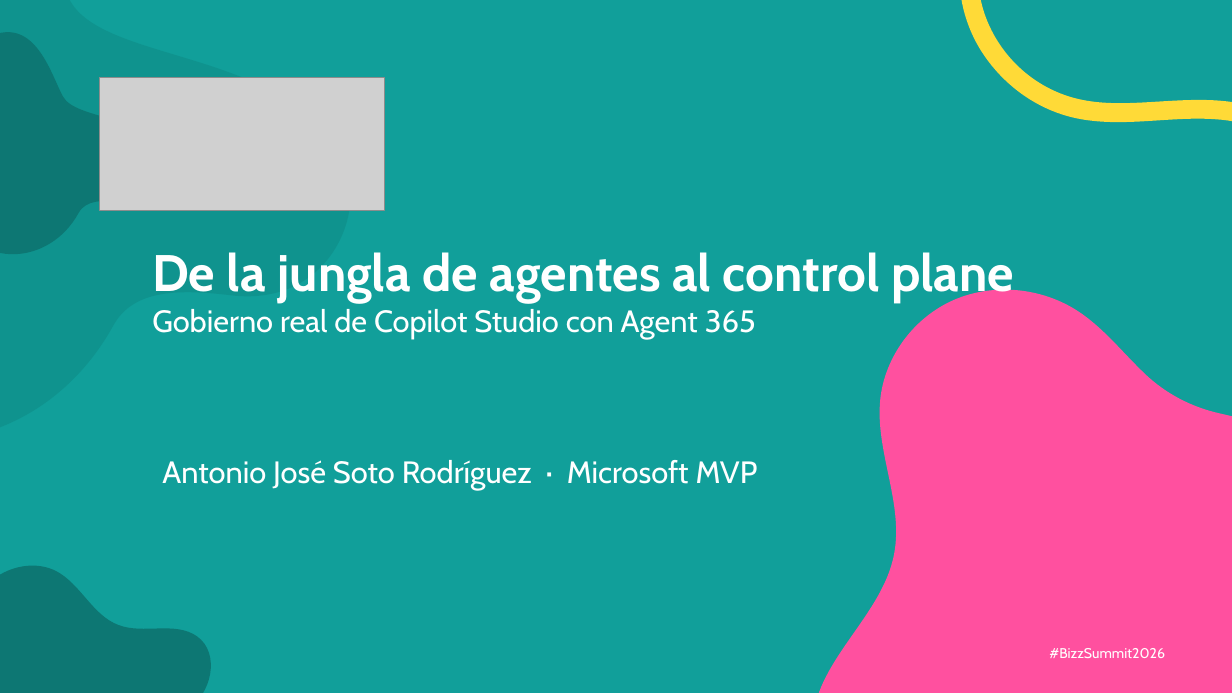
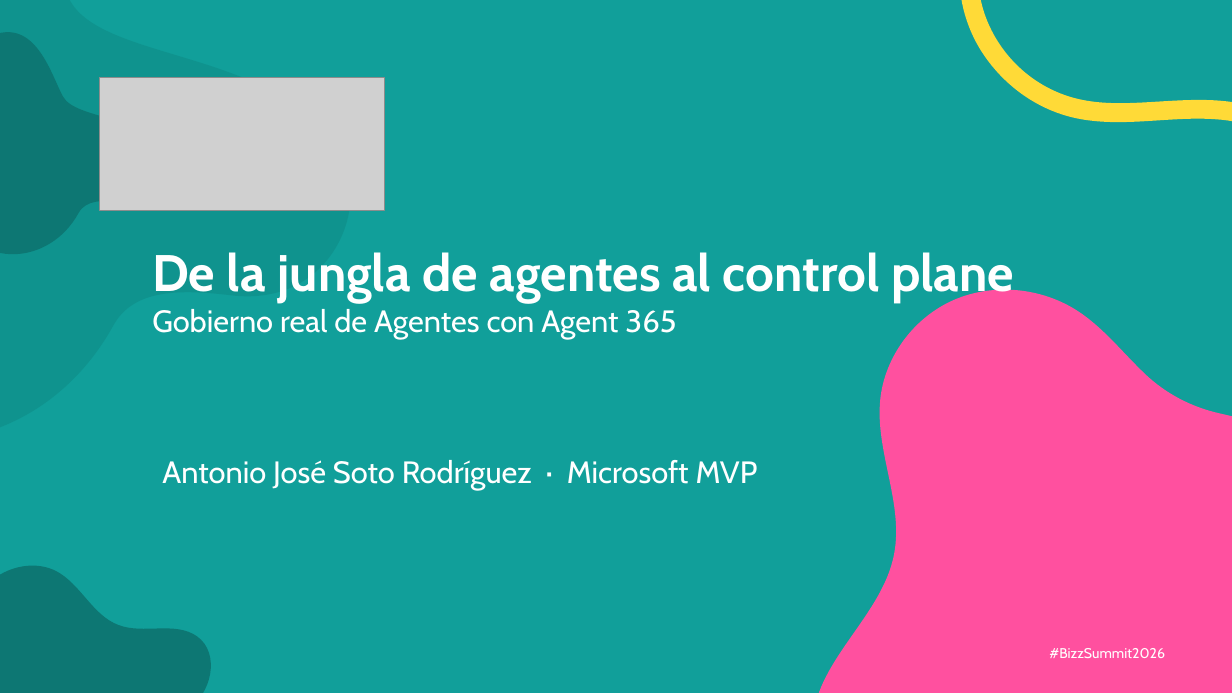
Before and after one commit to antoniosql/materiales-sesiones, a slide deck: slide 1 of BizzSummit/2026/01_trabajo/BizzSummit2026_De_la_jungla_al_control_plane.pptx. Drawn at 1232x693 pixels with LibreOffice and Linux fonts; fonts in the diff are those of the drawing; grey boxes stand for pictures. Boxes give left, top, right and bottom in pixels: in the first picture for what was removed or moved away, otherwise in the second. Text is boxed around its words. In the diff, an @@ line names an element or a change of style, - is before the commit and + after.

```diff
--- a/BizzSummit/2026/01_trabajo/BizzSummit2026_De_la_jungla_al_control_plane.pptx
+++ b/BizzSummit/2026/01_trabajo/BizzSummit2026_De_la_jungla_al_control_plane.pptx
@@ text at (152,309,676,339): text changed @@
-Gobierno real de Copilot Studio con Agent 365
+Gobierno real de Agentes con Agent 365
```
Also in this commit, not shown: 7 other slides changed.
